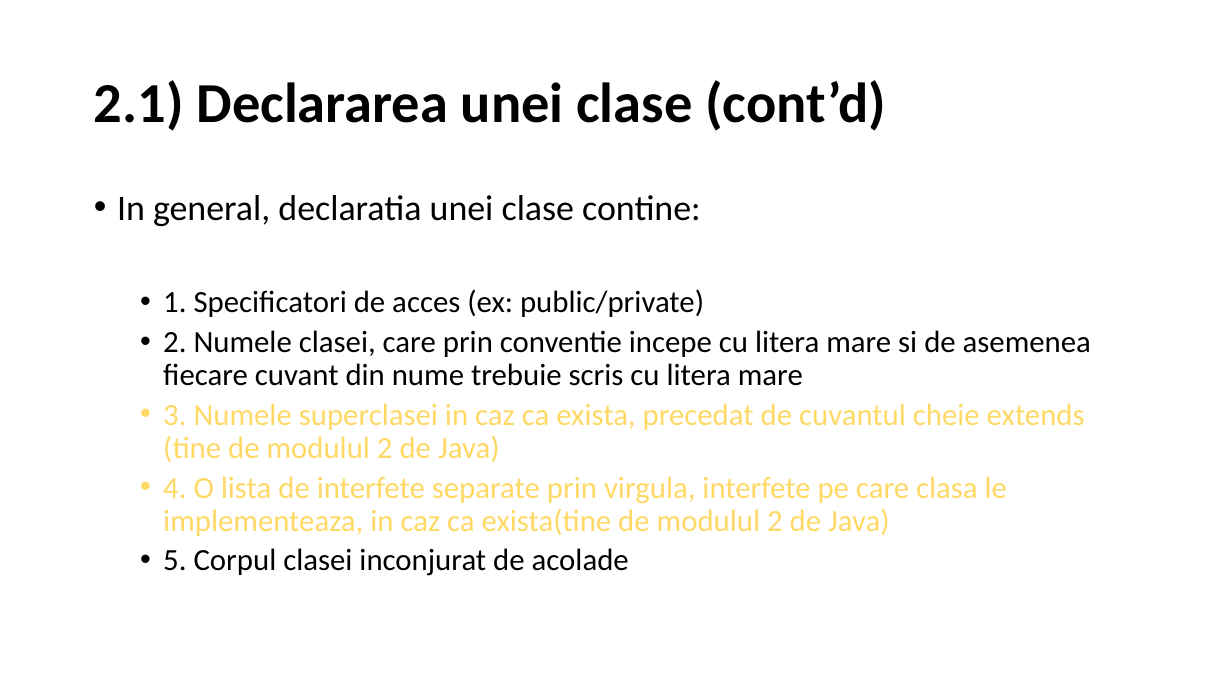
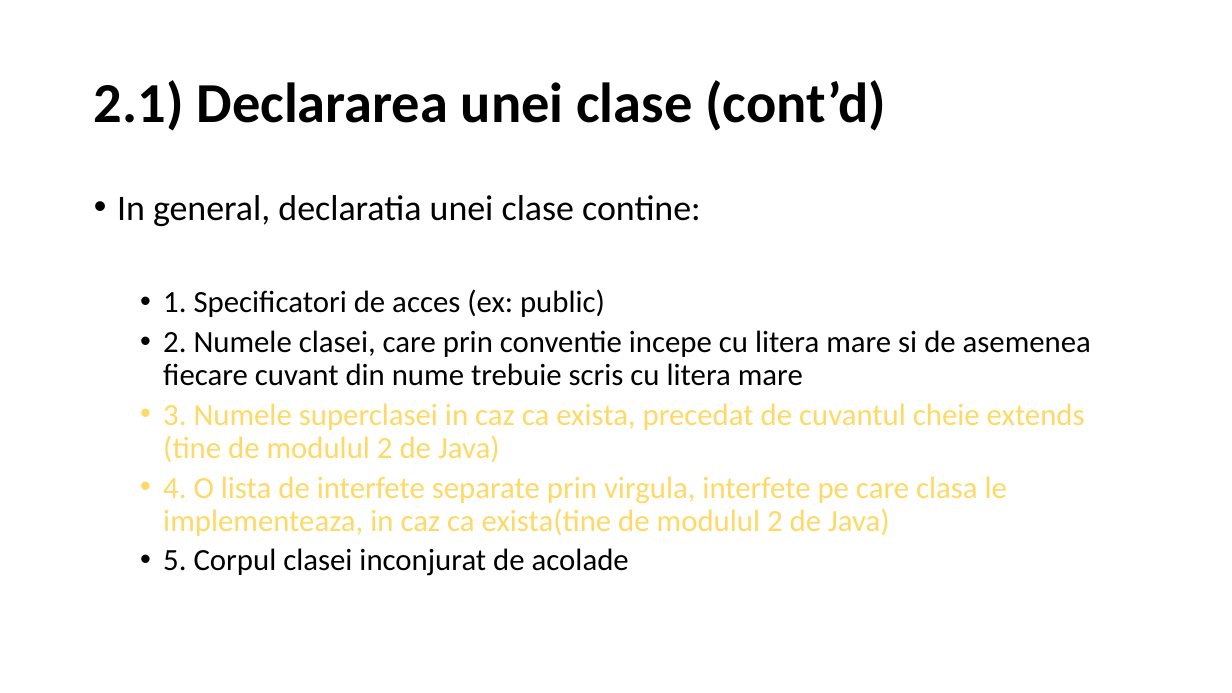
Before and after one commit to PatriciaPopa/javatraining-modulul-1, a slide deck: slide 9 of Curs4_Java_modul1.pptx. Drawn at 1232x693 pixels with LibreOffice and Linux fonts; fonts in the diff are those of the drawing. Boxes give left, top, right and bottom in pixels: in the first picture for what was removed or moved away, otherwise in the second. Text is boxed around its words. In the diff, an @@ line names an element or a change of style, - is before the commit and + after.

```diff
--- a/Curs4_Java_modul1.pptx
+++ b/Curs4_Java_modul1.pptx
@@ text at <box>163,289,605,317</box>: text changed @@
-  • 1. Specificatori de acces (ex: public/private)
+  • 1. Specificatori de acces (ex: public)
```
Also in this commit, not shown: 6 other slides changed, 1 slide added.
